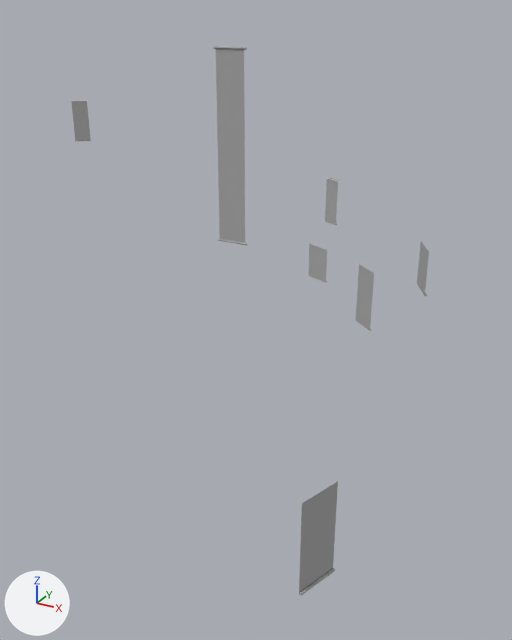
The FBX model Assets/Res/art/scenes/jg/mesh/prop/mt_prop_tishibei02.FBX as it was, and as the next commit left it.
Before and after are seen from a 50 mm camera at (26.7, -25.0, 22.9) aimed at (9.2, 6.7, 7.0). Lighting does not change. The marker at lower left points along +X, +Y and +Z. Where no turn or scale is listed for an object, it has been applied to the vertices. Vertices at the same position are counted once.

Objects in the first picture: 'mt_prop_tishibei01'.
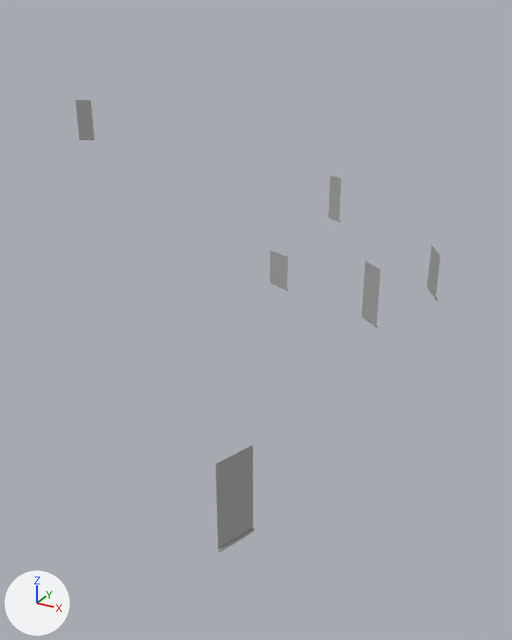
Boxes [x1, y1, x2, y2] around the edits, measured in the pictures (512 x 640 px; the box of a moved part takes in the faces that stretch with it):
'mt_prop_tishibei01', reshaped (18% shorter)
    before: [71, 46, 429, 596]
    after: [76, 100, 440, 552]
part 1 of me_mesh, moved or reshaped
    before: [299, 481, 338, 592]
    after: [216, 445, 253, 549]
part 2 of me_mesh, moved or reshaped
    before: [299, 568, 335, 596]
    after: [218, 528, 255, 552]
part 3 of me_mesh, moved or reshaped
    before: [308, 244, 327, 282]
    after: [270, 250, 288, 289]
part 4 of me_mesh, moved or reshaped
    before: [325, 178, 340, 224]
    after: [328, 175, 344, 220]
part 5 of me_mesh, moved or reshaped
    before: [356, 264, 374, 329]
    after: [362, 261, 381, 326]
part 6 of me_mesh, moved or reshaped
    before: [217, 239, 248, 245]
    after: [427, 287, 438, 301]
part 7 of me_mesh, moved or reshaped
    before: [71, 101, 91, 140]
    after: [76, 100, 94, 139]
part 8 of me_mesh, deleted
    before: [417, 242, 429, 296]
part 9 of me_mesh, deleted
    before: [213, 46, 247, 50]
part 10 of me_mesh, deleted
    before: [216, 49, 245, 243]
part 11 of me_mesh, added
    after: [427, 245, 440, 299]

What the commit changed:
me_mesh has 127 vertices, 89 faces and spans x -11.7..19.4, y -7.3..19.9, z 3.7..20.5.
me_mesh is used by ob_mt_prop_tishibei01; location (0.0, 0.0, 0.0).
Verts and faces of me_mesh; kept vertices keep their numbers, new ones are numbered from 127.
me_mesh part 1: the loose piece of 4 vertices spanning x 18.7..19.3, y -7.3..-5.6, z 3.8..7.7 is moved by (-3.6, 0.4, 0.1).
me_mesh part 2: the loose piece of 12 vertices spanning x 18.7..19.4, y -7.3..-5.6, z 3.7..3.8 is moved by (-3.6, 0.4, 0.1).
me_mesh part 3: the loose piece of 4 vertices spanning x 6.8..8.5, y 18.2..18.9, z 5.4..7.7 is moved by (-1.5, -3.1, 0.2).
me_mesh part 4: the loose piece of 6 vertices spanning x 8.3..9.5, y 17.6..18.4, z 9.8..12.6 is moved by (0.0, 0.7, 0.1).
me_mesh part 5: the loose piece of 4 vertices spanning x 11.5..12.9, y 15.4..16.5, z 3.8..7.7 is moved by (0.3, 0.3, 0.2).
me_mesh part 6: the loose piece of 12 vertices spanning x -1.3..1.3, y 19.7..19.9, z 6.5..6.7 is turned -60 degrees about the z axis through its middle and scaled by 0.697, then moved by (18.1, -10.0, 2.7).
me_mesh part 7: the loose piece of 6 vertices spanning x -11.7..-10.6, y 16.2..17.2, z 13.8..16.6 is moved by (-0.1, 0.6, 0.0).
me_mesh part 8: the loose piece of 15 vertices spanning x 16.9..17.9, y 9.3..10.9, z 9.2..11.6 is deleted.
me_mesh part 9: the loose piece of 12 vertices spanning x -1.3..1.3, y 19.7..19.9, z 20.4..20.5 is deleted.
me_mesh part 10: the loose piece of 4 vertices spanning x -1.1..1.1, y 19.8, z 6.7..20.4 is deleted.
Part 11, on me_mesh:
New vertex 127 is at (18.5, 8.9, 11.6), pixel (440, 255).
New vertex 128 is at (17.6, 10.5, 11.6), pixel (431, 244).
New vertex 129 is at (18.5, 8.9, 9.3), pixel (435, 298).
New vertex 130 is at (17.6, 10.5, 9.3), pixel (427, 286).
New faces: (127, 128, 130, 129) (mat_mt_prop_tishibei01_mat (grey #aaaaaa)).
